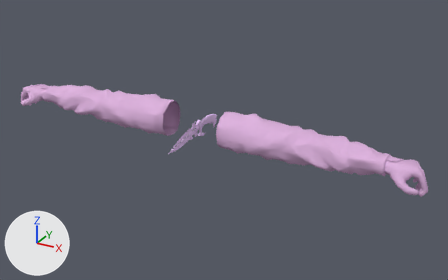
A saved change to the Blender file melee/melee.blend.
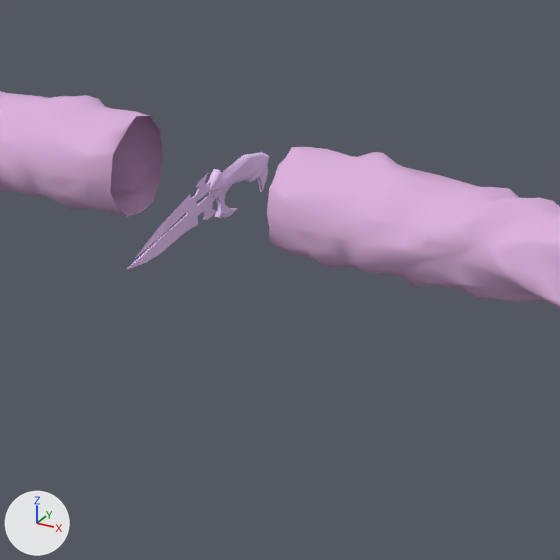
Old and new are each drawn whole from a 50 mm lens placed at (47.3, -78.1, 37.5), pointed at (4.4, -0.2, -1.4) and again close up on the part from 28% to 71% of the width and 22% to 91% of the height. The lights are fixed; the arrows at lower left show +X, +Y and +Z.

In view in the first close-up: 'ct_hands', 'v_knife2_reference'.
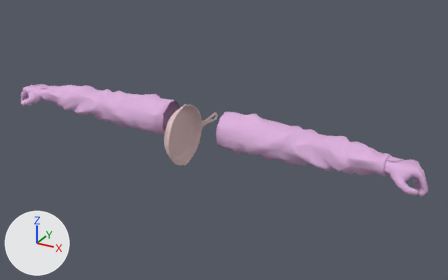
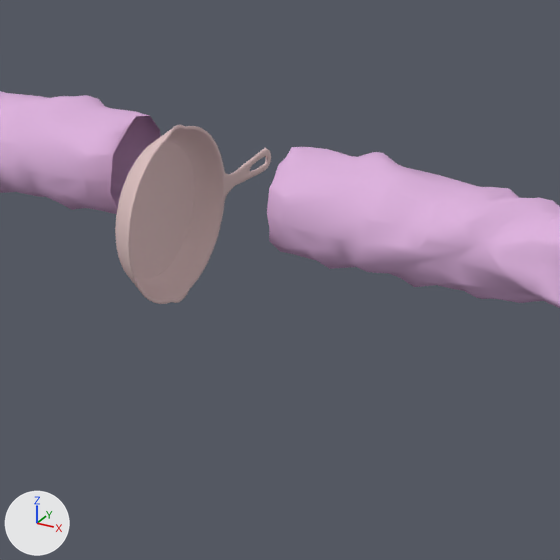
Patch to the scene script:
```diff
--- a/melee/melee.blend.py
+++ b/melee/melee.blend.py
@@ mat_4melee_weapons @@
+mat_4melee_weapons = diffuse_material('4melee_weapons')
+mat_4melee_weapons.base_color = (0.719, 0.535, 0.534)  # light grey #dcc1c1
@@ me_v_frying_pan_reference @@
+me_v_frying_pan_reference.from_pydata(...)  # 882 vertices, 1764 faces; spans x -1.55..0.06, y -9.02..5.59, z -5.02..4.96
+me_v_frying_pan_reference.materials.append(mat_4melee_weapons)  # light grey #dcc1c1
@@ ob_v_knife2_reference @@
 ob_v_knife2_reference.location = (0.0, 0.0, 0.0)
+ob_v_knife2_reference.hide_set(True)  # its collection is switched off
@@ ob_v_frying_pan_reference @@
+ob_v_frying_pan_reference = bpy.data.objects.new('v_frying_pan_reference', me_v_frying_pan_reference)
+ob_v_frying_pan_reference.location = (0.0, 0.0, 0.0)
```

What differs and where, as boxes [x1, y1, x2, y2] in the close-ups (560 x 560 px):
'v_frying_pan_reference', added: after [115, 125, 271, 304]
'v_knife2_reference', hidden: before [126, 152, 269, 270]
